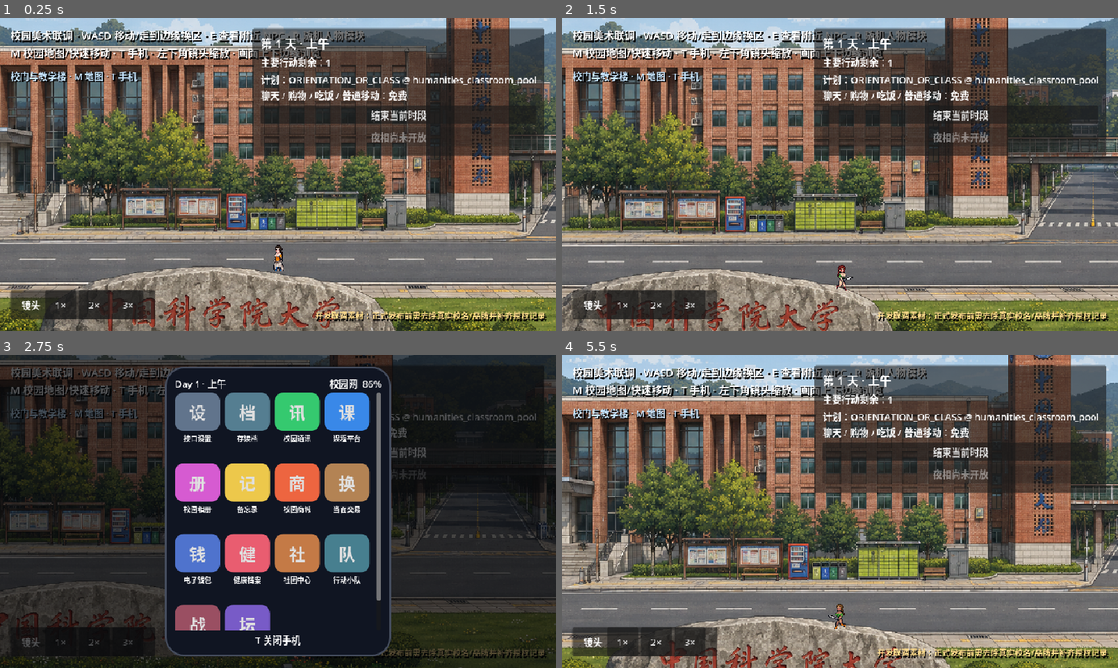
Above: before the commit, frames 1-4 (two rows, left to right).
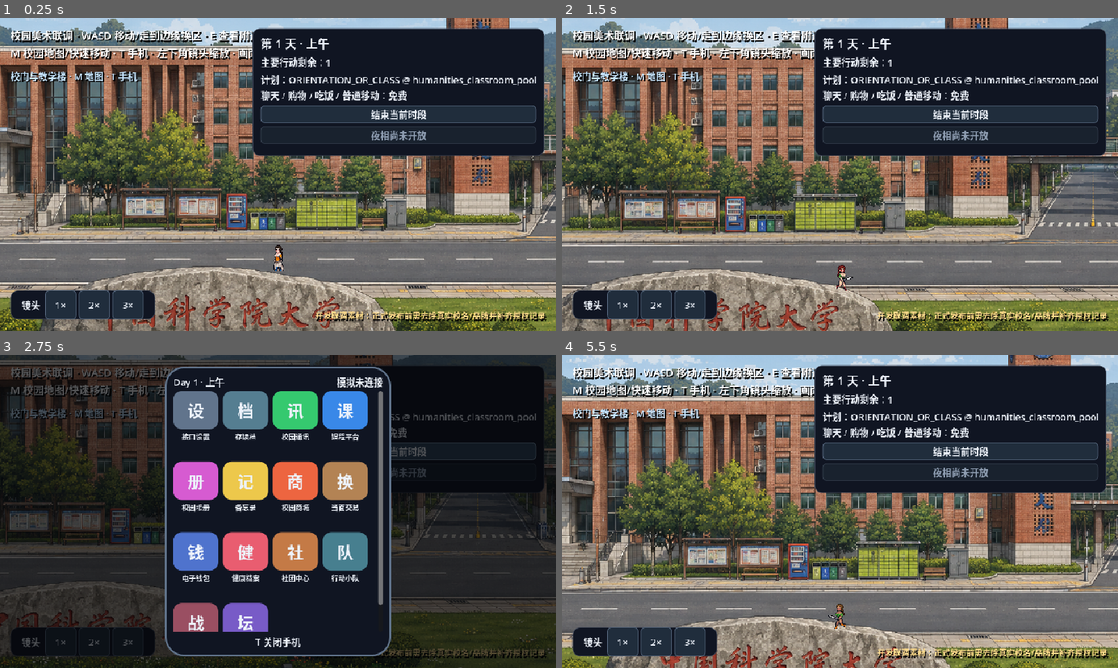
Above: after the commit, the same moments.

Repository: snappy716/LLM-simulate-society
Game: Godot game, scene res://scenes/campus/campus_collab_test.tscn
Two runs of this game, one before a commit and one after it. Both use one fixed random seed, a clock stepped at 60 frames per second and the inputs below.
Inputs (mouse positions are in pixels of both pictures, inside the frame that each line leads up to):
- Up to frame 1 (0.25 s): no input
- Up to frame 2 (1.5 s): move the mouse to (962, 158) at 0.52 s; hold D (move_right) 0.53-1.28 s; hold E (interact_npc) 0.53-1.28 s; move the mouse to (728, 190) at 1.27 s; hold S (move_down) from 1.28 s (still down); tap R (randomize_outfit) at 1.35 s
- Up to frame 3 (2.75 s): move the mouse to (333, 442) at 2.02 s; release S (move_down) at 2.03 s; hold D (move_right) from 2.03 s (still down); hold T (toggle_phone) from 2.03 s (still down)
- Up to frame 4 (5.5 s): move the mouse to (812, 574) at 2.77 s; release D (move_right) at 2.78 s; release T (toggle_phone) at 2.78 s; hold W (move_up) 2.78-3.53 s; tap E (interact_npc) at 2.85 s; move the mouse to (1006, 558) at 3.52 s; hold R (randomize_outfit) 3.53-4.28 s; hold A (move_left) 3.53-5.03 s; move the mouse to (673, 464) at 4.27 s; tap T (toggle_phone) at 4.35 s; move the mouse to (867, 511) at 5.02 s; hold S (move_down) from 5.03 s (still down); hold E (interact_npc) from 5.03 s (still down)

The runs differ from the first frame. In frame 1, 19% of the frame differs, in the area x 1-98%, y 3-97%; in frame 2, 18%; in frame 3, 8.1%; in frame 4, 19%.

Commit message:
Add shared campus UI theme and truthful connection indicator

Diff:
--- a/game/project.godot
+++ b/game/project.godot
@@ -29,6 +29,10 @@
 window/size/window_width_override=1280
 window/size/window_height_override=720
 window/stretch/mode="canvas_items"
+
+[gui]
+
+theme/custom="res://ui/themes/campus_theme.tres"
 
 [input]
 
--- a/game/scripts/ui/campus_phone_ui.gd
+++ b/game/scripts/ui/campus_phone_ui.gd
@@ -27,6 +27,7 @@
 var _health_root: VBoxContainer
 var _save_root: VBoxContainer
 var _time_label: Label
+var _connection_label: Label
 var _opened := false
 var _forum_root: VBoxContainer
 var _forum_list_view: VBoxContainer
@@ -101,6 +102,8 @@
 	process_mode = Node.PROCESS_MODE_ALWAYS
 	add_to_group("campus_phone_ui")
 	_build_ui()
+	SimulationBridge.connection_state_changed.connect(_refresh_connection)
+	_refresh_connection(SimulationBridge.connected, "")
 	SimulationBridge.campus_snapshot_updated.connect(_on_campus_snapshot_updated)
 	SimulationBridge.campus_task_operation_completed.connect(_on_task_operation_completed)
 	SimulationBridge.campus_club_operation_completed.connect(_on_club_operation_completed)
@@ -142,7 +145,7 @@
 	phone.offset_top = -250
 	phone.offset_right = 195
 	phone.offset_bottom = 250
-	phone.add_theme_stylebox_override("panel", _panel_style(Color("101522"), 32, 3))
+	phone.theme_type_variation = &"CampusPhone"
 	_overlay.add_child(phone)
 	var margin := MarginContainer.new()
 	for side in ["left", "top", "right", "bottom"]:
@@ -157,7 +160,7 @@
 	spacer.size_flags_horizontal = Control.SIZE_EXPAND_FILL
 	status_bar.add_child(spacer)
 	var status := Label.new()
-	status.text = "校园网  86%"
+	_connection_label = status
 	status_bar.add_child(status)
 	column.add_child(status_bar)
 	var pages := Control.new()
@@ -1858,13 +1861,9 @@
 	_time_label.text = "Day %d · %s" % [int(clock.get("day", 1)), SimulationBridge.phase_display_name(String(clock.get("phase", "morning")))]
 
 
-func _panel_style(color: Color, radius: int, border: int) -> StyleBoxFlat:
-	var style := StyleBoxFlat.new()
-	style.bg_color = color
-	style.border_color = Color("454d5e")
-	style.set_border_width_all(border)
-	style.set_corner_radius_all(radius)
-	return style
+func _refresh_connection(connected: bool, _message: String) -> void:
+	_connection_label.text = "模拟已连接" if connected else "模拟未连接"
+	_connection_label.tooltip_text = "本地模拟服务连接状态；不表示 LLM 接口已配置或可用。"
 
 
 func _icon_style(color: Color) -> StyleBoxFlat:
--- /dev/null
+++ b/game/tools/test_campus_theme_flow.gd
@@ -0,0 +1,57 @@
+extends SceneTree
+
+
+func _initialize() -> void:
+	call_deferred("_run")
+
+
+func _run() -> void:
+	create_timer(60).timeout.connect(func():
+		if not "--keep-open" in OS.get_cmdline_user_args():
+			push_error("theme flow timed out")
+			quit(1)
+	)
+	var bridge := root.get_node("SimulationBridge")
+	for _attempt in range(200):
+		if not (bridge.get("campus_snapshot") as Dictionary).is_empty():
+			break
+		await create_timer(0.05).timeout
+	assert(not (bridge.get("campus_snapshot") as Dictionary).is_empty())
+	var theme_path := String(ProjectSettings.get_setting("gui/theme/custom"))
+	var shared := load(theme_path) as Theme
+	assert(shared != null)
+	change_scene_to_file("res://scenes/campus/campus_collab_test.tscn")
+	await process_frame
+	await process_frame
+	var phone := current_scene.get_node("CampusPhoneUI")
+	phone.call("_set_open", true)
+	assert(paused)
+	var overlay := phone.get("_overlay") as Control
+	var shell := overlay.get_child(0) as PanelContainer
+	assert(shell.theme_type_variation == &"CampusPhone")
+	assert(shell.get_theme_stylebox("panel") == shared.get_stylebox("panel", "CampusPhone"))
+	phone.call("_open_app", "market", "校园商城")
+	await process_frame
+	var button := Button.new()
+	overlay.add_child(button)
+	assert(button.get_theme_stylebox("normal") == shared.get_stylebox("normal", "Button"))
+	assert(button.get_theme_stylebox("disabled") != button.get_theme_stylebox("normal"))
+	assert(button.get_theme_stylebox("focus") != button.get_theme_stylebox("normal"))
+	button.grab_focus()
+	assert(button.has_focus())
+	button.queue_free()
+	var status := phone.get("_connection_label") as Label
+	bridge.connection_state_changed.emit(false, "isolated UI test")
+	assert(status.text == "模拟未连接")
+	bridge.connection_state_changed.emit(true, "isolated UI test")
+	assert(status.text == "模拟已连接")
+	assert(status.tooltip_text.contains("不表示 LLM"))
+	phone.call("_set_open", false)
+	assert(not paused)
+	var settings := root.get_node("InterfaceSettings")
+	assert((settings.get_node("Panel/Window") as Control).get_theme_stylebox("panel") == shared.get_stylebox("panel", "Panel"))
+	phone.call("_set_open", true)
+	phone.call("_show_home")
+	print("CAMPUS_THEME_FLOW_OK shared_theme phone settings button_states truthful_connection modal_restore")
+	if not "--keep-open" in OS.get_cmdline_user_args():
+		quit(0)
--- /dev/null
+++ b/game/ui/themes/campus_theme.tres
@@ -0,0 +1,163 @@
+[gd_resource type="Theme" load_steps=9 format=3]
+
+[sub_resource type="StyleBoxFlat" id="Panel"]
+bg_color = Color(0.0627, 0.0824, 0.1333, 1)
+border_color = Color(0.2706, 0.3020, 0.3686, 1)
+border_width_left = 1
+content_margin_left = 0.0
+border_width_top = 1
+content_margin_top = 0.0
+border_width_right = 1
+content_margin_right = 0.0
+border_width_bottom = 1
+content_margin_bottom = 0.0
+corner_radius_top_left = 12
+corner_radius_top_right = 12
+corner_radius_bottom_left = 12
+corner_radius_bottom_right = 12
+
+[sub_resource type="StyleBoxFlat" id="Normal"]
+bg_color = Color(0.1255, 0.1765, 0.2353, 1)
+border_color = Color(0.3804, 0.4549, 0.5490, 1)
+border_width_left = 1
+content_margin_left = 6.0
+border_width_top = 1
+content_margin_top = 3.0
+border_width_right = 1
+content_margin_right = 6.0
+border_width_bottom = 1
+content_margin_bottom = 3.0
+corner_radius_top_left = 6
+corner_radius_top_right = 6
+corner_radius_bottom_left = 6
+corner_radius_bottom_right = 6
+
+[sub_resource type="StyleBoxFlat" id="Hover"]
+bg_color = Color(0.1882, 0.2745, 0.3608, 1)
+border_color = Color(0.6157, 0.7412, 0.8353, 1)
+border_width_left = 1
+content_margin_left = 6.0
+border_width_top = 1
+content_margin_top = 3.0
+border_width_right = 1
+content_margin_right = 6.0
+border_width_bottom = 1
+content_margin_bottom = 3.0
+corner_radius_top_left = 6
+corner_radius_top_right = 6
+corner_radius_bottom_left = 6
+corner_radius_bottom_right = 6
+
+[sub_resource type="StyleBoxFlat" id="Pressed"]
+bg_color = Color(0.0706, 0.1686, 0.2510, 1)
+border_color = Color(0.7725, 0.6667, 0.4667, 1)
+border_width_left = 2
+content_margin_left = 6.0
+border_width_top = 2
+content_margin_top = 3.0
+border_width_right = 2
+content_margin_right = 6.0
+border_width_bottom = 2
+content_margin_bottom = 3.0
+corner_radius_top_left = 6
+corner_radius_top_right = 6
+corner_radius_bottom_left = 6
+corner_radius_bottom_right = 6
+
+[sub_resource type="StyleBoxFlat" id="Disabled"]
+bg_color = Color(0.0980, 0.1333, 0.1804, 1)
+border_color = Color(0.2235, 0.2667, 0.3255, 1)
+border_width_left = 1
+content_margin_left = 6.0
+border_width_top = 1
+content_margin_top = 3.0
+border_width_right = 1
+content_margin_right = 6.0
+border_width_bottom = 1
+content_margin_bottom = 3.0
+corner_radius_top_left = 6
+corner_radius_top_right = 6
+corner_radius_bottom_left = 6
+corner_radius_bottom_right = 6
+
+[sub_resource type="StyleBoxFlat" id="Focus"]
+bg_color = Color(0.0000, 0.0000, 0.0000, 0)
+border_color = Color(0.9294, 0.7922, 0.5333, 1)
+border_width_left = 2
+content_margin_left = 0.0
+border_width_top = 2
+content_margin_top = 0.0
+border_width_right = 2
+content_margin_right = 0.0
+border_width_bottom = 2
+content_margin_bottom = 0.0
+corner_radius_top_left = 6
+corner_radius_top_right = 6
+corner_radius_bottom_left = 6
+corner_radius_bottom_right = 6
+
+[sub_resource type="StyleBoxFlat" id="Input"]
+bg_color = Color(0.0627, 0.1137, 0.1686, 1)
+border_color = Color(0.3804, 0.4549, 0.5490, 1)
+border_width_left = 1
+content_margin_left = 6.0
+border_width_top = 1
+content_margin_top = 3.0
+border_width_right = 1
+content_margin_right = 6.0
+border_width_bottom = 1
+content_margin_bottom = 3.0
+corner_radius_top_left = 4
+corner_radius_top_right = 4
+corner_radius_bottom_left = 4
+corner_radius_bottom_right = 4
+
+[sub_resource type="StyleBoxFlat" id="Phone"]
+bg_color = Color(0.0627, 0.0824, 0.1333, 1)
+border_color = Color(0.3804, 0.4549, 0.5490, 1)
+border_width_left = 3
+content_margin_left = 0.0
+border_width_top = 3
+content_margin_top = 0.0
+border_width_right = 3
+content_margin_right = 0.0
+border_width_bottom = 3
+content_margin_bottom = 0.0
+corner_radius_top_left = 32
+corner_radius_top_right = 32
+corner_radius_bottom_left = 32
+corner_radius_bottom_right = 32
+
+[resource]
+default_font_size = 16
+Panel/styles/panel = SubResource("Panel")
+PanelContainer/styles/panel = SubResource("Panel")
+CampusPhone/base_type = &"PanelContainer"
+CampusPhone/styles/panel = SubResource("Phone")
+Button/styles/normal = SubResource("Normal")
+Button/styles/hover = SubResource("Hover")
+Button/styles/pressed = SubResource("Pressed")
+Button/styles/disabled = SubResource("Disabled")
+Button/styles/focus = SubResource("Focus")
+Button/colors/font_color = Color(0.93, 0.95, 0.98, 1)
+Button/colors/font_hover_color = Color(0.93, 0.95, 0.98, 1)
+Button/colors/font_pressed_color = Color(0.93, 0.95, 0.98, 1)
+Button/colors/font_focus_color = Color(0.93, 0.95, 0.98, 1)
+Button/colors/font_disabled_color = Color(0.56, 0.62, 0.70, 1)
+OptionButton/styles/normal = SubResource("Normal")
+OptionButton/styles/hover = SubResource("Hover")
+OptionButton/styles/pressed = SubResource("Pressed")
+OptionButton/styles/disabled = SubResource("Disabled")
+OptionButton/styles/focus = SubResource("Focus")
+OptionButton/colors/font_color = Color(0.93, 0.95, 0.98, 1)
+OptionButton/colors/font_hover_color = Color(0.93, 0.95, 0.98, 1)
+OptionButton/colors/font_pressed_color = Color(0.93, 0.95, 0.98, 1)
+OptionButton/colors/font_focus_color = Color(0.93, 0.95, 0.98, 1)
+OptionButton/colors/font_disabled_color = Color(0.56, 0.62, 0.70, 1)
+LineEdit/styles/normal = SubResource("Input")
+TextEdit/styles/normal = SubResource("Input")
+ItemList/styles/normal = SubResource("Input")
+PopupMenu/styles/panel = SubResource("Input")
+LineEdit/styles/focus = SubResource("Focus")
+Label/colors/font_color = Color(0.93, 0.95, 0.98, 1)
+RichTextLabel/colors/default_color = Color(0.93, 0.95, 0.98, 1)
Not shown, added: game/tools/test_campus_theme_flow.gd.uid
Not shown, changed: design/IMPLEMENTATION_ROADMAP.md
Not shown, added: design/UI_FOUNDATION.md
Not shown, changed: production/VERIFICATION.md
Not shown, added: tests/test_campus_ui_theme.py
